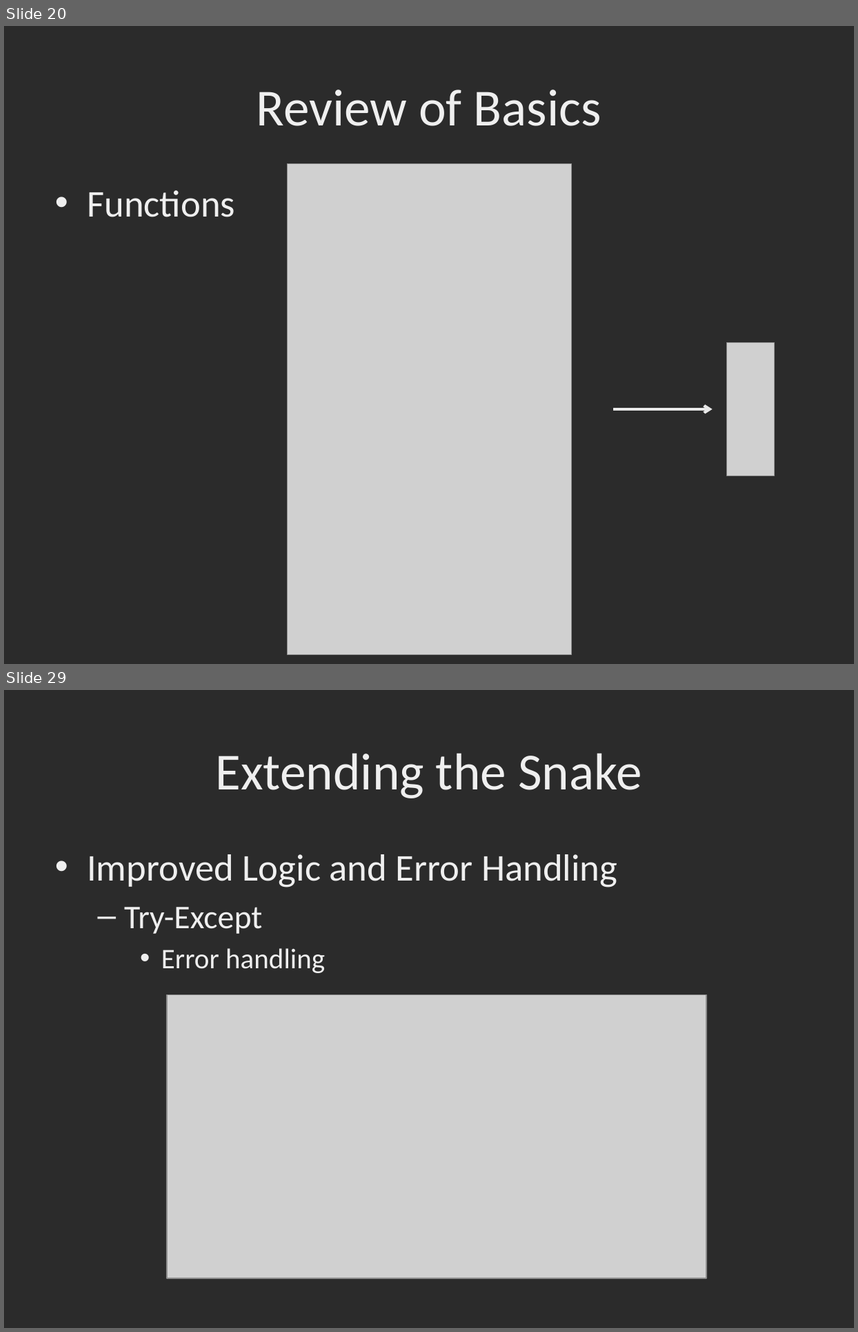
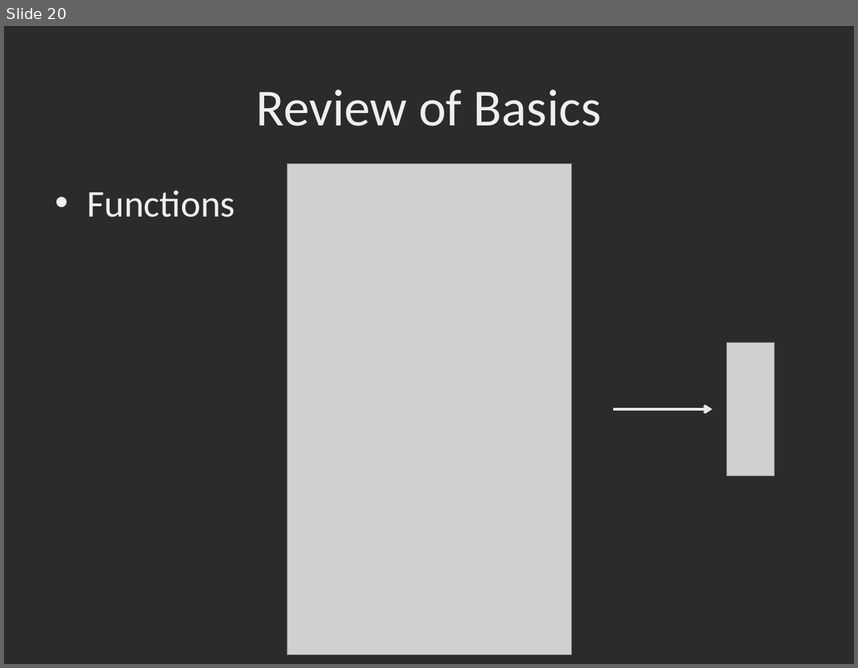
Before and after one commit to dbowmans46/PracticalProgramming, a slide deck: Session 7 - Python/Instructional Material/Session 7 - Python.pptx. Shown one above the other, each under a label of ours: slides 20 and 29 before the commit, slide 20 after it; the slides between them are not shown. The pictures are 858x1332 and 858x668 pixels, drawn with LibreOffice and Linux fonts; fonts in the diff are those of the drawing; grey boxes stand for pictures; background and template pictures are left out; a plain dark background stands for a picture behind light text. Boxes give left, top, right and bottom in pixels: in the first picture for what was removed or moved away, otherwise in the second. Text is boxed around its words. In the diff, an @@ line names an element or a change of style, - is before the commit and + after.

```diff
--- a/Session 7 - Python/Instructional Material/Session 7 - Python.pptx
+++ b/Session 7 - Python/Instructional Material/Session 7 - Python.pptx
@@ slide 29 removed at [4, 690, 854, 1328], background picture (left out) @@
@@ title removed at [215, 753, 642, 798] @@
-Extending the Snake
@@ text removed at [87, 854, 617, 973] @@
-• Improved Logic and Error Handling
-  – Try-Except
-    • Error handling
@@ picture removed at [168, 994, 707, 1277] @@
```
Also in this commit, not shown: 94 other slides removed, 9 other files.
